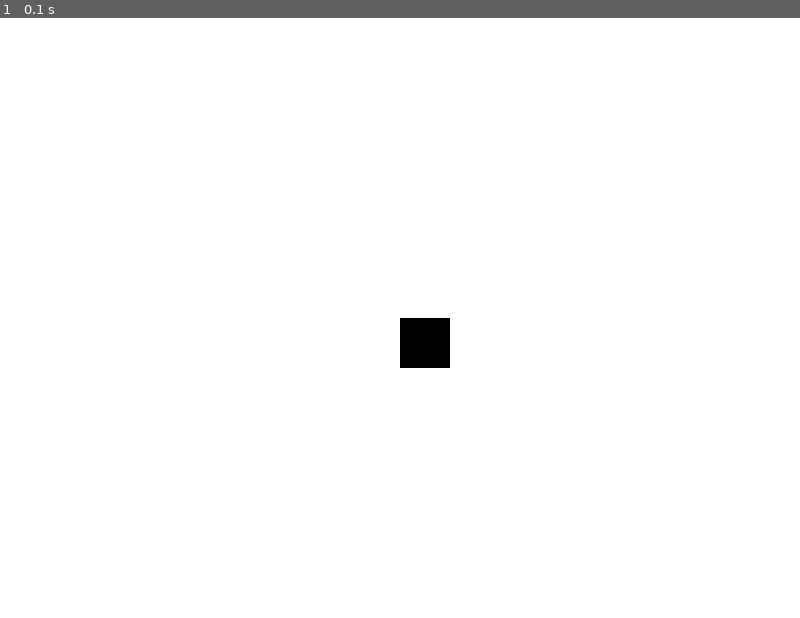
Above: before the commit, frame 1.
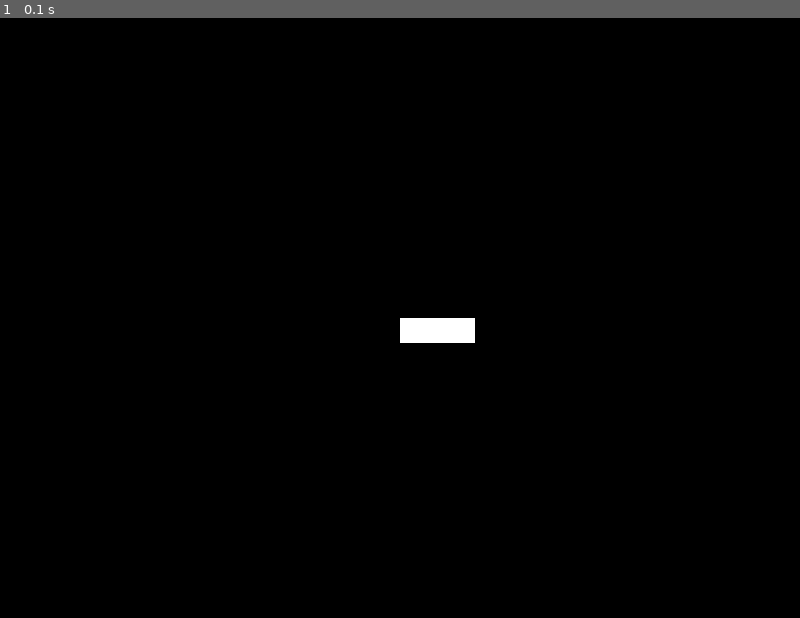
Above: after the commit, the same moment.

Repository: Amiros1322/Chess
Game: pygame game, started from PyGameGUI.py
The game is run twice, just before and just after one commit, with the same random seed, the same clock (stepped at 60 frames per second) and the same inputs.
Inputs:
- Up to frame 1 (0.1 s): no input

The runs differ from the first frame. In frame 1, 100% of the frame differs, in the area x 0-100%, y 0-100%.

Commit message:
Added support for GUI in code. (everything is notimplemented)

Diff:
--- a/Board.py
+++ b/Board.py
@@ -5,13 +5,22 @@
 from Rook import Rook
 from Queen import Queen
 from King import King
+from cmd_prints import CmdPrints
 
 class Board:
 
-    def __init__(self):
-        self.str_board = self.__new_str_board()
+    def __init__(self, use_gui=False):
+
+        # originally used 2d arr for board implementation because of string formatting
+        # problems. Should refactor to 1 board
+        self.is_gui=use_gui
+        if use_gui:
+            self.str_board = self.__new_gui_board() #TODO: implement GUI board
+        else:
+            self.str_board = self.__new_str_board()
         self.back_board = self.__new_back_board()
 
+    # Not used anywhere. Was for debugging
     def print_back(self):
         for i in self.back_board:
             print(i)
@@ -21,30 +30,39 @@
         self.back_board[old_y][old_x].move(new_x, new_y, self.back_board, self.str_board)
 
     def print_front(self):
-        print(" ", ['0', '1', '2', '3', '4', '5', '6', '7'])
-        for index, i in enumerate(self.str_board):
-            print(index, i)
+        if self.is_gui:
+            raise NotImplementedError
+        else:
+            print(" ", ['0', '1', '2', '3', '4', '5', '6', '7'])
+            for index, i in enumerate(self.str_board):
+                print(index, i)
 
     # gets a list of possible moves and marks them on the board. Currently only marks empty squares.
     # TODO: Make it so show_selection shows when a piece can eat an enemy piece. (with curses?)
     def show_selection(self, moves):
-        self.clear_selection()
+        if self.is_gui:
+            raise NotImplementedError
+        else:
+            self.clear_selection()
 
-        # marks possible moves
-        for item in moves:
-            x = item[0]
-            y = item[1]
-            if self.back_board[y][x] is None:
-                self.str_board[y][x] = '?'
-        self.print_front()
+            # marks possible moves
+            for item in moves:
+                x = item[0]
+                y = item[1]
+                if self.back_board[y][x] is None:
+                    self.str_board[y][x] = '?'
+            self.print_front()
 
     # erases previous selection marks.
     def clear_selection(self):
 
-        for Y_index, i in enumerate(self.str_board):
-            for X_index, j in enumerate(i):
-                if j == '?':
-                    self.str_board[Y_index][X_index] = '_'
+        if self.is_gui:
+            raise NotImplementedError
+        else:
+            for Y_index, i in enumerate(self.str_board):
+                for X_index, j in enumerate(i):
+                    if j == '?':
+                        self.str_board[Y_index][X_index] = '_'
 
     # creates new string board representation
     def __new_str_board(self):
@@ -63,6 +81,10 @@
         board = [back_line, black_pawns, empty1, empty2, empty3, empty4, pawn_line, white_back]
 
         return board
+
+    def __new_gui_board(self):
+        #TODO: implement
+        raise NotImplementedError
 
     # creates new object board representation
     def __new_back_board(self):
--- a/LongMoves.py
+++ b/LongMoves.py
@@ -1,6 +1,4 @@
 from abc import ABCMeta, abstractmethod
-
-
 class LongMoves():
     def long_moves(self, back_board, change_x, change_y):
         squares = []
@@ -10,7 +8,7 @@
         # The loop will stop once it reaches an enemy piece or the edge of the board
         next_x = curr_x + change_x
         next_y = curr_y + change_y
-        next_valid = next_x <= 7 and next_y <= 7 and next_x >= 0 and next_y >= 0
+        next_valid = 7 >= next_x >= 0 and 7 >= next_y >= 0
 
         while next_valid:
             if back_board[curr_y + change_y][curr_x + change_x] is None:
@@ -18,8 +16,7 @@
                 curr_x += change_x
                 squares.append((curr_x, curr_y))
 
-                next_valid = curr_x + change_x <= 7 and curr_y + change_y <= 7 and curr_x + change_x >= 0 and \
-                             curr_y + change_y >= 0
+                next_valid = 7 >= curr_x + change_x >= 0 and 7 >= curr_y + change_y >= 0
 
             elif back_board[curr_y + change_y][curr_x + change_x].color != self.color:
                 curr_y += change_y
--- a/Main.py
+++ b/Main.py
@@ -6,7 +6,7 @@
 
 def Main():
     game_board = Board()
-
+    USEGUI = False
     game_over = False
     turn = "white"
 
@@ -157,7 +157,5 @@
         if piece is i[0]:
             i[1] = new_poss_moves
 
-import PyGameGUI
 if __name__ == '__main__':
-    # Main()
-    PyGameGUI
+    Main()
--- a/Pawns.py
+++ b/Pawns.py
@@ -85,3 +85,9 @@
         try:
             if back_board[self.y][self.x + 1]
     """
+
+    # TODO: Implement. Should call piece's move function and then promote if its at the end.
+    """
+    def move(self, new_x, new_y, board):
+        super(Pawn, self).move()
+    """
--- a/Piece.py
+++ b/Piece.py
@@ -1,11 +1,18 @@
 from abc import ABCMeta, abstractmethod
+from copy import deepcopy, copy
 import math
-
 
 class Piece(object, metaclass=ABCMeta):
 
     @abstractmethod
-    def __init__(self, x, y, color):
+    def __init__(self, x, y, color, sprite=None):
+        # add a check that the sprite is actually a sprite
+        if sprite is None:
+            self._is_gui = False
+        else:
+            self._is_gui = True
+
+        self._sprite = sprite
         self.x = x
         self.y = y
         self.color = color
@@ -24,8 +31,8 @@
 
         board.back_board[self.y][self.x] = None
         board.back_board[new_y][new_x] = self
-        board.str_board[self.y][self.x] = "_"
-        board.str_board[new_y][new_x] = str(self)
+        board.str_board[self.y][self.x] = self.empty_vis()
+        board.str_board[new_y][new_x] = self.visualization()
 
         # en passant check
         if self.__name__ == "Pawn" and math.fabs(self.y - new_y) == 2:
@@ -57,3 +64,19 @@
 
         poss_moves = filter(valid_move, poss_moves)
         return list(poss_moves)
+
+    def visualization(self):
+        if self._is_gui:
+            if self._sprite is not None:
+                return deepcopy(self._sprite)
+            else:
+                raise ValueError
+        else:
+            return str(self)
+
+    def empty_vis(self):
+        if self._is_gui:
+            # The sprite if there is nothing there
+            raise NotImplementedError
+        else:
+            return '_'
--- a/PyGameGUI.py
+++ b/PyGameGUI.py
@@ -8,11 +8,18 @@
     KEYDOWN,
     QUIT,
     MOUSEBUTTONDOWN,
-
 )
 
 # init pygame
 pygame.init()
+
+# Player sprite class
+class Player(pygame.sprite.Sprite):
+    def __init__(self):
+        super(Player, self).__init__()
+        self.surf = pygame.Surface((75, 25))
+        self.surf.fill((255, 255, 255))  # This is supposed to be the image
+        self.rect = self.surf.get_rect()
 
 # settings, constants
 pygame.display.set_caption("Chess")
@@ -20,6 +27,8 @@
 
 # start window (returns surface)
 screen = pygame.display.set_mode((SCREEN_WIDTH, SCREEN_HEIGHT))
+
+player = Player()
 
 # run loop
 running = True
@@ -34,15 +43,15 @@
                 running = False
 
         # Fill background with white
-        screen.fill((255, 255, 255))
+        screen.fill((0, 0, 0))
 
         # create a surface. Inputs are its length and width
-        surf = pygame.Surface((50, 50))
-        surf.fill((0, 0, 0))
-        rect = surf.get_rect()  # access the surface's underlying rectangle
+        # surf = pygame.Surface((50, 50))
+        # surf.fill((50, 25, 0))
+        # rect = surf.get_rect()  # access the surface's underlying rectangle
 
         # blit (block transfer) of the surface onto the screen. Tuple is draw location
-        screen.blit(surf, (SCREEN_WIDTH/2, SCREEN_HEIGHT/2))
+        screen.blit(player.surf, (SCREEN_WIDTH/2, SCREEN_HEIGHT/2))
 
         # Flip display
         pygame.display.flip()
--- a/Queen.py
+++ b/Queen.py
@@ -13,7 +13,7 @@
 
     @staticmethod
     def __name__():
-        return "Queen";
+        return "Queen"
 
     def poss_moves(self, b_board):
         squares = self.all_diag(b_board)
--- /dev/null
+++ b/cmd_prints.py
@@ -0,0 +1,12 @@
+class CmdPrints():
+
+    @staticmethod
+    def print_intro():
+        print("Welcome to Chess!")
+        print("Each piece is represented by the first letter in its' name (The lowercase pieces "
+              "are white and the uppercase pieces are black.)")
+        print("To select a piece, write 'sel [Piece coordinates]'. For example: 'sel 46' to select white's king pawn")
+        print("The places the piece can be moved to will be highlighted, and then you will be able to use the "
+              "'mov [Piece coordinates]' command to move a piece to a selected square.")
+        print("For example: 'mov 44' will move the selected pawn two squares forward.")
+        print("To switch a selected piece input 'esc'.")
